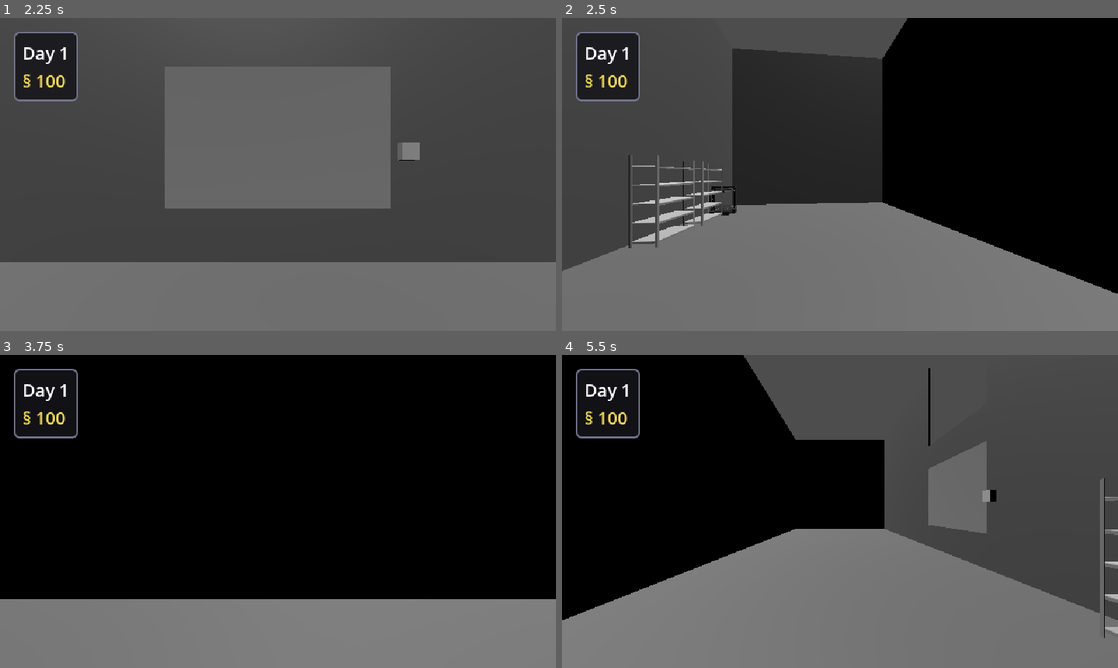
Above: before the commit, frames 1-4 (two rows, left to right).
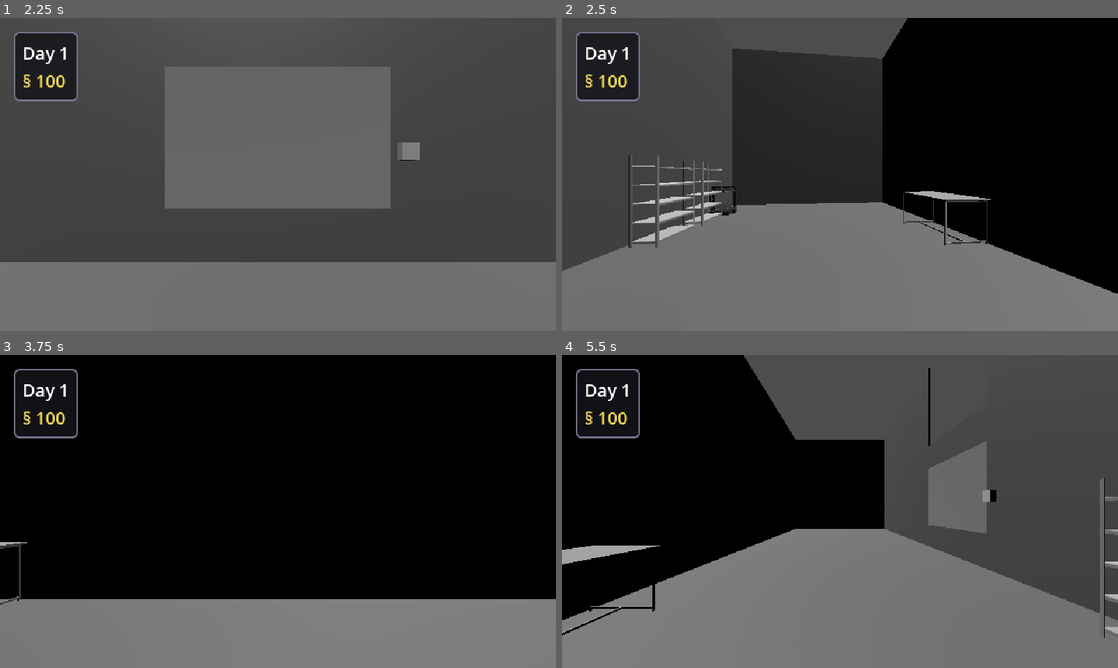
Above: after the commit, the same moments.

Repository: erikasbridzius-dotcom/garager
Game: Godot game, scene res://shop.tscn
Two runs of this game, one before a commit and one after it. Both use one fixed random seed, a clock stepped at 60 frames per second and the inputs below.
Inputs (mouse positions are in pixels of both pictures, inside the frame that each line leads up to):
- Up to frame 1 (2.25 s): tap Enter at 0.5, 2 s; drag from (278, 174) to (333, 105) at 0.52 s; tap Space at 1.25 s; drag from (166, 190) to (250, 237) at 1.27 s; move the mouse to (333, 105) at 2.02 s; hold D (turn_right) from 2.03 s (still down); tap R at 2.1 s
- Up to frame 2 (2.5 s): keep holding D (turn_right)
- Up to frame 3 (3.75 s): release D (turn_right) at 2.75 s; drag from (250, 574) to (111, 464) at 2.77 s; tap Space at 3.5 s; move the mouse to (444, 558) at 3.52 s; hold A (turn_left) from 3.53 s (still down); tap R at 3.6 s
- Up to frame 4 (5.5 s): release A (turn_left) at 4.25 s; drag from (673, 464) to (756, 433) at 4.27 s; tap Enter at 5 s; move the mouse to (867, 511) at 5.02 s; hold S (move_back) from 5.03 s (still down); tap R at 5.1 s; click (867, 511) at 5.17 s

Frame 1 is identical in both runs. In frame 2, 0.4% of the frame differs, in the area x 61-78%, y 55-73%; in frame 3, 0.2%; in frame 4, 0.7%, in the area x 0-18%, y 60-90%.

Commit message:
hhhh

Diff:
--- a/Data/items.json
+++ b/Data/items.json
@@ -1,24 +1,25 @@
 {
-  "tag_price_multipliers": {
+"tag_price_multipliers": {
 	"damaged": 0.5,
+	"rusty": 0.6,
 	"expired": 0.25,
 	"makeshift": 0.8,
 	"high_quality": 1.5
-  },
+},
   "items": [
 	{ "id": "sword", "name": "Makeshift Sword", "size": [1, 4], "color": "#9aa5c8", "price": 45, "tags": ["weapon", "makeshift"] },
 	{ "id": "knife", "name": "Kitchen Knife", "size": [1, 2], "color": "#b8bcc4", "price": 18, "tags": ["weapon", "tool", "undamaged"] },
-	{ "id": "rusty_knife", "name": "Rusty Knife", "size": [1, 2], "color": "#8a6a4a", "price": 18, "tags": ["weapon", "tool", "damaged"] },
 	{ "id": "canned_food", "name": "Canned Food", "size": [1, 2], "color": "#c98a3d", "price": 6, "tags": ["food", "undamaged", "not_expired"] },
 	{ "id": "old_canned_food", "name": "Expired Can", "size": [1, 2], "color": "#7a6a3a", "price": 6, "tags": ["food", "undamaged", "expired"] },
 	{ "id": "bandage", "name": "Bandage Roll", "size": [2, 1], "color": "#e8e0d0", "price": 12, "tags": ["medical", "undamaged"] },
 	{ "id": "water_bottle", "name": "Water Bottle", "size": [1, 3], "color": "#5aa7d8", "price": 4, "tags": ["drink", "undamaged"] },
-	{ "id": "radio", "name": "Hand Radio", "size": [2, 2], "color": "#4a7a5a", "price": 35, "tags": ["electronics", "undamaged"] },
 	{ "id": "battery", "name": "Battery Pack", "size": [2, 1], "color": "#d8c84a", "price": 9, "tags": ["electronics", "undamaged"], "charge": 100 },
 	{ "id": "filament", "name": "Filament Spool", "size": [2, 2], "color": "#4aa8c8", "price": 15, "tags": ["material", "undamaged"] },
 	{ "id": "plastic_toy", "name": "Plastic Toy", "size": [2, 2], "color": "#d84a8a", "price": 10, "tags": ["toy", "undamaged"] },
 	{ "id": "flashlight", "name": "Flashlight", "size": [1, 2], "color": "#c8b848", "price": 14, "tags": ["tool", "electronics", "undamaged"] },
 	{ "id": "crate", "name": "Supply Crate", "size": [3, 3], "color": "#8a6b3f", "price": 30, "tags": ["container", "undamaged"] },
+	{ "id": "rusty_knife", "name": "Rusty Knife", "size": [1, 2], "color": "#8a6a4a", "price": 18, "tags": ["weapon", "tool", "rusty"], "restores_to": "knife" },
+	{ "id": "broken_radio", "name": "Broken Radio", "size": [2, 1], "color": "#6a4a4a", "price": 35, "tags": ["electronics", "damaged"], "restores_to": "radio" },
 
 	{ "id": "laser_cutter", "name": "Industrial Laser Cutter", "size": [2, 3], "color": "#e85d5d", "price": 95, "tags": ["tool", "weapon", "electronics", "undamaged"] },
 	{ "id": "plasma_blade", "name": "Unstable Plasma Blade", "size": [1, 3], "color": "#55d9ff", "price": 145, "tags": ["weapon", "energy", "undamaged"] },
--- a/scripts/furniture_tag.gd
+++ b/scripts/furniture_tag.gd
@@ -13,6 +13,7 @@
 var machine: MachineTag = null           # set on a machine's sections
 var slot := ""                           # which section of the machine this is
 var layout_row := 0   # for machine sections: which row of the machine window it sits in
+var cell_scale := 1.0  # machine sections: draw this section's cells bigger (a tiny battery slot, a workbench grid)
 var header_provider: Callable = Callable()  # optional: returns up to 3 text lines shown under the title
 
 var rot_steps := 0
--- a/scripts/inventory_panel.gd
+++ b/scripts/inventory_panel.gd
@@ -14,9 +14,12 @@
 
 # One grid inside a window. A shelf or customer window has one; a machine window has several.
 class Part:
-	var tag: FurnitureTag
-	var off := Vector2.ZERO   # top-left of this grid, relative to the window's grid origin
+	var tag: FurnitureTag = null   # null for the info panel of a machine
+	var is_info := false
+	var row := 0
+	var off := Vector2.ZERO   # top-left of this part, relative to the window's grid origin
 	var cp := 28.0            # pixels per small cell
+	var size := Vector2.ZERO  # info panel only
 
 class Win:
 	var tag: FurnitureTag = null     # shelf / customer window: its container (null for machines)
@@ -123,8 +126,21 @@
 	for s in m.sections:
 		var part := Part.new()
 		part.tag = s
+		part.row = s.layout_row
 		w.parts.append(part)
-	# use the biggest cell size that still fits the screen
+		if m.info_after != "" and s.slot == m.info_after:
+			var info := Part.new()
+			info.is_info = true
+			info.row = s.layout_row
+			w.parts.append(info)
+	_fit_machine(w)
+	w.pos = (size - _box(w).size) / 2.0 + Vector2(30, 30) * windows.size()
+	_clamp_pos(w)
+	windows.append(w)
+	queue_redraw()
+
+# Use the biggest cell size that still fits the screen
+func _fit_machine(w: Win) -> void:
 	var cp := 22.0
 	while cp > 8.0:
 		_layout_machine(w, cp)
@@ -132,32 +148,37 @@
 		if b.size.x <= size.x - 16.0 and b.size.y <= size.y - 16.0:
 			break
 		cp -= 1.0
-	w.pos = (size - _box(w).size) / 2.0 + Vector2(30, 30) * windows.size()
-	_clamp_pos(w)
-	windows.append(w)
-	queue_redraw()
-
-# Arranges a machine's sections in rows (sections with the same layout_row sit side by side)
+
+const INFO_W := 170.0
+const INFO_MIN_H := 150.0
+
+# Arranges a machine's parts in rows (parts with the same row sit side by side)
 func _layout_machine(w: Win, cp: float) -> void:
 	var row_ids: Array[int] = []
 	for part in w.parts:
-		if not row_ids.has(part.tag.layout_row):
-			row_ids.append(part.tag.layout_row)
+		if not row_ids.has(part.row):
+			row_ids.append(part.row)
 	row_ids.sort()
 	var y := 0.0
 	var max_w := 0.0
 	for r in row_ids:
+		var grid_h := 0.0
+		for part in w.parts:
+			if part.row != r or part.is_info:
+				continue
+			part.cp = cp * part.tag.cell_scale
+			part.size = Vector2(part.tag.inventory_cells()) * part.cp
+			grid_h = maxf(grid_h, part.size.y)
 		var x := 0.0
 		var row_h := 0.0
 		for part in w.parts:
-			if part.tag.layout_row != r:
+			if part.row != r:
 				continue
-			var cells := part.tag.inventory_cells()
-			part.cp = cp * (2.0 if cells.x <= 2 else 1.0)  # tiny sections (a battery slot) get bigger cells
+			if part.is_info:
+				part.size = Vector2(INFO_W, maxf(grid_h, INFO_MIN_H))
 			part.off = Vector2(x, y + LABEL_H)
-			var sz := Vector2(cells) * part.cp
-			x += sz.x + PART_GAP
-			row_h = maxf(row_h, sz.y + LABEL_H)
+			x += part.size.x + PART_GAP
+			row_h = maxf(row_h, part.size.y + LABEL_H)
 		max_w = maxf(max_w, x - PART_GAP)
 		y += row_h + PART_GAP
 	w.content = Vector2(max_w, y - PART_GAP)
@@ -205,7 +226,7 @@
 
 func _has_header(w: Win) -> bool:
 	if w.machine != null:
-		return true
+		return not w.machine.status_lines().is_empty()
 	return w.tag != null and w.tag.has_header()
 
 func _header_lines(w: Win) -> Array:
@@ -277,10 +298,16 @@
 # Which grid of the window is under p (null if none)
 func _part_at(w: Win, p: Vector2) -> Part:
 	for part in w.parts:
+		if part.is_info:
+			continue
 		var r := Rect2(_part_origin(w, part), Vector2(part.tag.inventory_cells()) * part.cp)
 		if r.has_point(p):
 			return part
 	return null
+
+func _action_rect(w: Win, part: Part) -> Rect2:
+	var o := _part_origin(w, part)
+	return Rect2(o.x, o.y + part.size.y - 28.0, part.size.x, 28.0)
 
 func _bring_to_front(w: Win) -> void:
 	windows.erase(w)
@@ -367,6 +394,11 @@
 # ---------- input ----------
 
 func _process(delta: float) -> void:
+		# machine windows follow their sections' size (the workbench grids grow to fit an item)
+	for w in windows:
+		if w.machine != null:
+			_fit_machine(w)
+			_clamp_pos(w)
 	if _toast_t > 0.0:
 		_toast_t -= delta
 		queue_redraw()
@@ -425,6 +457,13 @@
 		_drag_off = p - w.pos
 		queue_redraw()
 		return
+	if w.machine != null and w.machine.action_label() != "":
+		for ip in w.parts:
+			if ip.is_info and _action_rect(w, ip).has_point(p):
+				if w.machine.action_enabled():
+					w.machine.on_action()
+				queue_redraw()
+				return
 	var part := _part_at(w, p)
 	if part != null:
 		var cell := _cell_in(w, part, p)
@@ -678,7 +717,29 @@
 				HORIZONTAL_ALIGNMENT_LEFT, box.size.x - PAD * 2.0, 15, colors[i])
 
 	for part in w.parts:
-		_draw_part(w, part, font, trd)
+		if part.is_info:
+			_draw_info(w, part, font)
+		else:
+			_draw_part(w, part, font, trd)
+
+func _draw_info(w: Win, part: Part, font: Font) -> void:
+	var o := _part_origin(w, part)
+	var r := Rect2(o, part.size)
+	draw_string(font, o + Vector2(0, -5.0), w.machine.info_title,
+		HORIZONTAL_ALIGNMENT_LEFT, -1, 13, Color(0.75, 0.78, 0.9))
+	draw_rect(r, Color(0.13, 0.13, 0.17))
+	draw_rect(r, Color(0.35, 0.35, 0.45), false, 1.0)
+	var lines := w.machine.info_lines()
+	for i in lines.size():
+		draw_string(font, o + Vector2(8.0, 20.0 + i * 18.0), str(lines[i][0]),
+		HORIZONTAL_ALIGNMENT_LEFT, part.size.x - 16.0, 14, lines[i][1])
+	if w.machine.action_label() != "":
+		var ar := _action_rect(w, part)
+		var on := w.machine.action_enabled()
+		draw_rect(ar, Color(0.2, 0.5, 0.3) if on else Color(0.25, 0.25, 0.3))
+		draw_rect(ar, Color(0.5, 0.8, 0.6) if on else Color(0.4, 0.4, 0.48), false, 1.5)
+		draw_string(font, ar.position + Vector2(0, 19.0), w.machine.action_label(),
+		HORIZONTAL_ALIGNMENT_CENTER, ar.size.x, 15, Color.WHITE if on else Color(0.6, 0.6, 0.68))
 
 func _draw_part(w: Win, part: Part, font: Font, trd: CustomerData) -> void:
 	var gp := _part_origin(w, part)
--- a/scripts/machine_tag.gd
+++ b/scripts/machine_tag.gd
@@ -3,10 +3,13 @@
 
 # Base for all machines. A machine is a FurnitureTag (so it can be moved in the layout editor)
 # that owns several inventory sections, shown together in ONE window, and does something once per day.
+# Optional: an info panel with a button between sections (see WorkbenchTag).
 # To make a new machine: extend this, override _build_sections(), accepts(), process_day(), status_lines().
 
 var sections: Array[FurnitureTag] = []
 var status := ""
+var info_after := ""        # slot name: show an info panel right after this section ("" = none)
+var info_title := "Info"
 
 func _ready() -> void:
 	super()
@@ -36,9 +39,22 @@
 func process_day() -> void:
 	pass
 
-# Up to 3 lines shown under the window title
+# Up to 3 lines shown under the window title (return [] for no header)
 func status_lines() -> Array:
 	return [status]
+
+# Info panel: lines are [text, Color]. Keep it to about 5 lines.
+func info_lines() -> Array:
+	return []
+
+func action_label() -> String:   # "" = no button
+	return ""
+
+func action_enabled() -> bool:
+	return false
+
+func on_action() -> void:
+	pass
 
 # ----- helpers -----
 # row: sections with the same row number sit side by side; a higher row goes below
--- a/scripts/printer_tag.gd
+++ b/scripts/printer_tag.gd
@@ -15,7 +15,8 @@
 	_add_section("input", "Input", Vector2i(3, 2), 4)
 	_add_section("output", "Output", Vector2i(3, 2), 4)
 	_add_section("upgrades", "Upgrades", Vector2i(2, 2), 4)
-	_add_section("battery", "Battery", Vector2i(1, 1), 2)
+	var bat := _add_section("battery", "Battery", Vector2i(1, 1), 2)
+	bat.cell_scale = 2.0
 
 func accepts(slot_name: String, item: Dictionary) -> String:
 	match slot_name:
--- /dev/null
+++ b/scripts/workbench_tag.gd
@@ -0,0 +1,134 @@
+class_name WorkbenchTag
+extends MachineTag
+
+# What each bad quality tag turns into, and what the fix costs (§).
+# To add a fix: add a line here. "to" is the tag the item gets instead.
+const FIXES := {
+	"damaged":   { "to": "undamaged",    "cost": 6,  "verb": "Repair" },
+	"rusty":     { "to": "undamaged",    "cost": 5,  "verb": "Restore" },
+	"makeshift": { "to": "high_quality", "cost": 15, "verb": "Upgrade" },
+}
+
+const GREY := Color(0.7, 0.72, 0.8)
+const GOLD := Color(1, 0.9, 0.3)
+const RED := Color(1.0, 0.55, 0.45)
+
+func _build_sections() -> void:
+	var inp := _add_section("input", "Item", Vector2i(1, 1), 4)
+	var out := _add_section("output", "Result", Vector2i(1, 1), 4)
+	inp.cell_scale = 2.0
+	out.cell_scale = 2.0
+	info_after = "input"   # the details panel sits between the two grids
+	info_title = "Workbench"
+
+# The grids are 1x1 big when empty and shrink to the size of the item inside
+func _process(_delta: float) -> void:
+	for slot_name in ["input", "output"]:
+		var s := section(slot_name)
+		if s == null:
+			continue
+		if s.stored.is_empty():
+			s.inventory_big_cells = Vector2i(1, 1)
+			s.inventory_sub = 4
+		else:
+			var it: Dictionary = s.stored[0]
+			it["tile"] = Vector2i.ZERO
+			s.inventory_big_cells = it["size"]
+			s.inventory_sub = 1
+
+func accepts(slot_name: String, _item: Dictionary) -> String:
+	match slot_name:
+		"input":
+			if not section("input").stored.is_empty():
+				return "The bench already has an item"
+		"output":
+			return "Take items out of here"
+	return ""
+
+func status_lines() -> Array:
+	return []   # no header, the info panel says it all
+
+# ----- the fix -----
+
+func _item() -> Dictionary:
+	var s := section("input")
+	if s.stored.is_empty():
+		return {}
+	return s.stored[0]
+
+# The first fixable tag on the item, or {}
+func _fix_for(item: Dictionary) -> Dictionary:
+	for t in item.get("tags", []):
+		if FIXES.has(str(t)):
+			var f: Dictionary = (FIXES[str(t)] as Dictionary).duplicate()
+			f["from"] = str(t)
+			return f
+	return {}
+
+# What the item becomes (without changing the original)
+func _result_of(item: Dictionary, fix: Dictionary) -> Dictionary:
+	var def: Dictionary = ItemDB.defs.get(str(item["id"]), {})
+	var res: Dictionary
+	if def.has("restores_to") and str(fix["to"]) == "undamaged":
+		res = ItemDB.make_item(str(def["restores_to"]))
+		if item.has("bought"):
+			res["bought"] = item["bought"]
+	else:
+		res = item.duplicate(true)
+		var tags: Array = res["tags"]
+		tags.erase(fix["from"])
+		if not tags.has(fix["to"]):
+			tags.append(fix["to"])
+	return res
+
+# "" if the fix can go ahead, otherwise why not
+func _problem() -> String:
+	var item := _item()
+	if item.is_empty():
+		return "Place an item first"
+	var fix := _fix_for(item)
+	if fix.is_empty():
+		return "Nothing to fix"
+	if not section("output").stored.is_empty():
+		return "Take the result out first"
+	if GameState.money < int(fix["cost"]):
+		return "Need § %d" % int(fix["cost"])
+	return ""
+
+func info_lines() -> Array:
+	var item := _item()
+	if item.is_empty():
+		return [["Drop a damaged, rusty", GREY], ["or makeshift item on", GREY], ["the left to fix it.", GREY]]
+	var lines: Array = [[str(item["name"]), Color.WHITE]]
+	var fix := _fix_for(item)
+	if fix.is_empty():
+		lines.append(["Nothing to repair", GREY])
+		lines.append(["or upgrade.", GREY])
+		return lines
+	var res := _result_of(item, fix)
+	lines.append(["%s -> %s" % [str(fix["from"]).capitalize(), str(fix["to"]).capitalize()], GREY])
+	lines.append(["Cost: § %d" % int(fix["cost"]), GOLD])
+	lines.append(["Value: § %d -> § %d" % [ItemDB.value_of(item), ItemDB.value_of(res)], GOLD])
+	var why := _problem()
+	if why != "":
+		lines.append([why, RED])
+	return lines
+
+func action_label() -> String:
+	var fix := _fix_for(_item())
+	if _item().is_empty() or fix.is_empty():
+		return ""
+	return str(fix["verb"])
+
+func action_enabled() -> bool:
+	return _problem() == ""
+
+func on_action() -> void:
+	if _problem() != "":
+		return
+	var item := _item()
+	var fix := _fix_for(item)
+	var res := _result_of(item, fix)
+	GameState.spend(int(fix["cost"]))
+	section("input").stored.clear()
+	section("output").try_place(res)
--- a/shop.tscn
+++ b/shop.tscn
@@ -2,7 +2,9 @@
 
 [ext_resource type="PackedScene" uid="uid://cvvdoqwncnequ" path="res://Printer.fbx" id="1_e23gp"]
 [ext_resource type="Script" uid="uid://eyes75iu63n5" path="res://scripts/furniture_tag.gd" id="1_fgaav"]
+[ext_resource type="PackedScene" uid="uid://8mcjsi7xtwj2" path="res://M_table.fbx" id="1_gldgk"]
 [ext_resource type="Script" uid="uid://c58vonp3gnihr" path="res://scripts/player.gd" id="1_viryw"]
+[ext_resource type="Script" uid="uid://du6r8s7vu2fm0" path="res://scripts/workbench_tag.gd" id="2_763b7"]
 [ext_resource type="Script" uid="uid://bfw3ptfjv87cs" path="res://scripts/shop_editor.gd" id="2_blqjs"]
 [ext_resource type="Script" uid="uid://bjklfqhnklf1d" path="res://scripts/printer_tag.gd" id="2_rrolr"]
 [ext_resource type="Script" uid="uid://bor355jldaop" path="res://scripts/shutter.gd" id="2_sw5c6"]
@@ -67,13 +69,22 @@
 
 [node name="Level" type="Node3D" parent="." unique_id=1087345079]
 
+[node name="Workbench" parent="Level" unique_id=2096598805 instance=ExtResource("1_gldgk")]
+transform = Transform3D(0.2, 0, 0, 0, 0.2, 0, 0, 0, 0.2, -3.4, 1, 5.6)
+
+[node name="WorkbenchTag" type="Node" parent="Level/Workbench" unique_id=1194193852]
+script = ExtResource("2_763b7")
+footprint = Vector2i(3, 1)
+color = Color(0.9137255, 0.62352943, 0, 1)
+metadata/_custom_type_script = "uid://du6r8s7vu2fm0"
+
 [node name="Printer" parent="Level" unique_id=1862603119 instance=ExtResource("1_e23gp")]
 transform = Transform3D(0.04, 0, 0, 0, 0.04, 0, 0, 0, 0.04, 3.45, 0, 9.5)
 
 [node name="PrinterTag" type="Node" parent="Level/Printer" unique_id=708866101]
 script = ExtResource("2_rrolr")
 footprint = Vector2i(1, 1)
-color = Color(0.91284215, 0.6228598, 3.85046e-07, 1)
+color = Color(0.9137255, 0.62352943, 0, 1)
 metadata/_custom_type_script = "uid://bjklfqhnklf1d"
 
 [node name="Shelf" type="MeshInstance3D" parent="Level" unique_id=1916115212]
Not shown, added: scripts/workbench_tag.gd.uid
